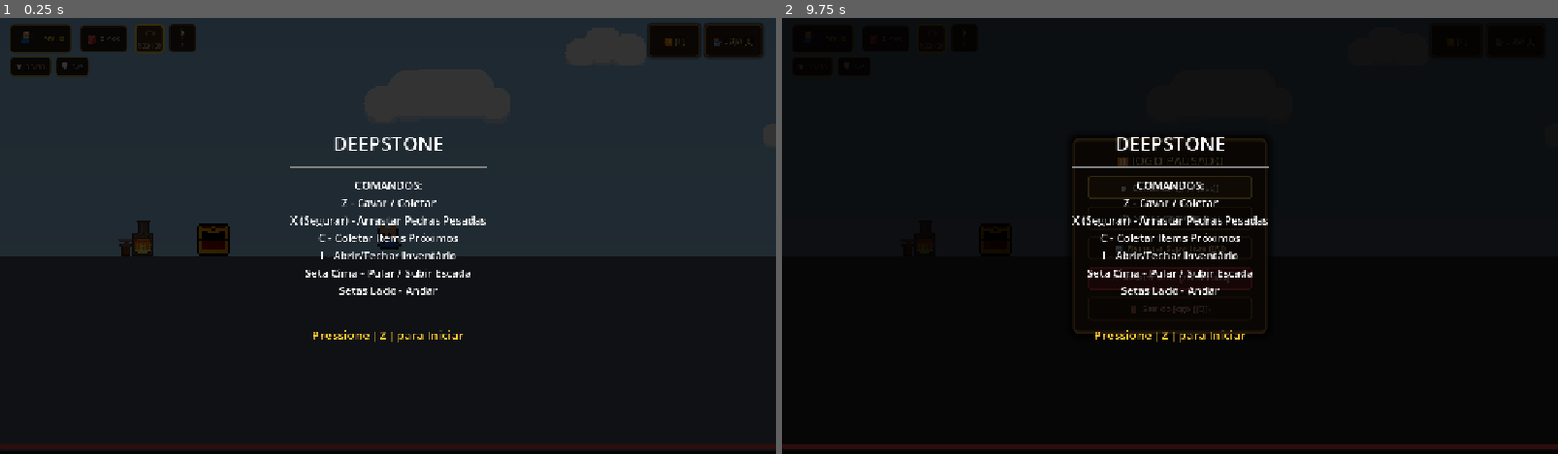
Above: before the commit, frames 1-2 (left to right).
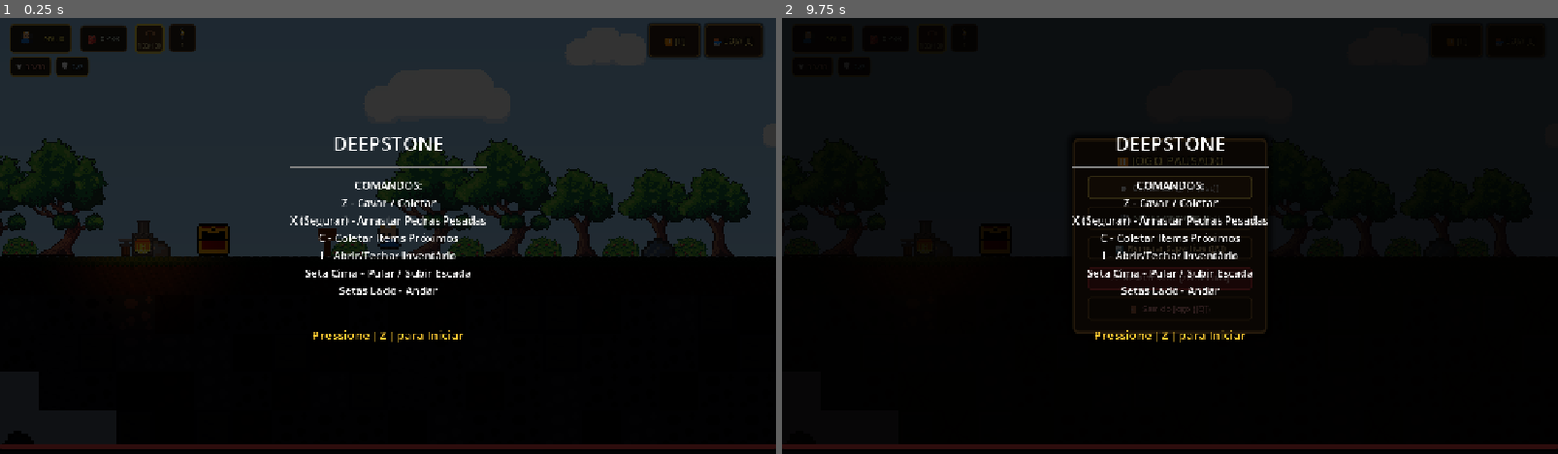
Above: after the commit, the same moments.

Repository: abdalazard/deepstone
Game: Godot game, scene res://scenes/main/main.tscn
Same seed, same stepped clock (60 frames per second), same inputs: the game is played once before the commit and once after it.
Inputs (mouse positions are in pixels of both pictures, inside the frame that each line leads up to):
- Up to frame 1 (0.25 s): no input
- Up to frame 2 (9.75 s): click "⏸️ [P]" at 0.5 s; click "🏪 LOJA [L]" at 1.25 s; tap Enter at 2, 3.5, 5 s; move the mouse to (1340, 214) at 2.02 s; hold Right (ui_right) 2.03-2.75 s; tap C (action_collect) at 2.1 s; click (1340, 214) at 2.17 s; tap Space at 2.27, 2.75, 4.25, 5.27, 5.75, 8.27 s; drag from (1014, 257) to (1170, 236) at 2.77 s; move the mouse to (1247, 140) at 3.52 s; hold Left (ui_left) 3.53-4.25 s; hold X (action_drag) 3.53-4.25 s; drag from (1131, 323) to (999, 240) at 4.27 s; move the mouse to (1402, 301) at 5.02 s; hold Right (ui_right) 5.03-5.75 s; tap 1 (slot_1) at 5.1 s; drag from (937, 170) to (1170, 236) at 5.77 s; move the mouse to (1208, 236) at 6.52 s; hold Right (ui_right) 6.53-7.25 s; tap 3 (slot_3) at 6.6 s; click (1208, 236) at 6.67 s; drag from (1053, 127) to (999, 236) at 7.27 s; move the mouse to (1340, 214) at 8.02 s; hold Left (ui_left) 8.03-8.75 s; tap 5 (slot_5) at 8.1 s; drag from (1014, 257) to (1170, 236) at 8.77 s; move the mouse to (1247, 140) at 9.52 s; hold Right (ui_right) from 9.53 s (still down); tap P at 9.6 s

The runs differ from the first frame. In frame 1, 9.3% of the frame differs, in the area x 0-97%, y 27-55%; in frame 2, less than 0.1%.
Error before the commit: Parse Error: Cannot assign a new value to a constant. (res://scripts/main.gd:153)

Commit message:
fix: parser error 'Cannot assign to constant' in music system - use typed vars + loop at load

Diff:
--- a/scripts/main.gd
+++ b/scripts/main.gd
@@ -18,9 +18,9 @@
 const DEATH_MARKER_SCENE = preload("res://scenes/markers/death_marker.tscn")
 
 # Músicas por ambiente
-const MUSIC_EARTH = preload("res://assets/sounds/Valley_of_Singing_Quartz.mp3")
-const MUSIC_ICE = preload("res://assets/sounds/Beneath_the_Frost.mp3")
-const MUSIC_LAVA = preload("res://assets/sounds/Molten_Ascent.mp3")
+var music_earth: AudioStreamMP3 = preload("res://assets/sounds/Valley_of_Singing_Quartz.mp3")
+var music_ice: AudioStreamMP3 = preload("res://assets/sounds/Beneath_the_Frost.mp3")
+var music_lava: AudioStreamMP3 = preload("res://assets/sounds/Molten_Ascent.mp3")
 
 @onready var player = $Player
 
@@ -149,9 +149,11 @@
 	music_player = AudioStreamPlayer.new()
 	music_player.name = "MusicPlayer"
 	add_child(music_player)
-	# A primeira música (Valley of Singing Quartz) inicia assim que o jogo abre
-	MUSIC_EARTH.loop = true
-	music_player.stream = MUSIC_EARTH
+	# Loop em todas as músicas (Beneath the Frost e Molten Ascent também)
+	music_earth.loop = true
+	music_ice.loop = true
+	music_lava.loop = true
+	music_player.stream = music_earth
 	music_player.volume_db = -40.0
 	music_player.play()
 	var tween = create_tween()
@@ -171,13 +173,13 @@
 	var label := ""
 	match biome:
 		1:
-			stream = MUSIC_ICE
+			stream = music_ice
 			label = "Beneath the Frost"
 		2:
-			stream = MUSIC_LAVA
+			stream = music_lava
 			label = "Molten Ascent"
 		_:
-			stream = MUSIC_EARTH
+			stream = music_earth
 			label = "Valley of Singing Quartz"
 	# Transição suave ao trocar de música/ambiente
 	_fade_music_to(stream, label)
@@ -191,7 +193,6 @@
 		if stream == null:
 			music_player.stop()
 			return
-		stream.loop = true
 		music_player.stream = stream
 		music_player.volume_db = -40.0
 		music_player.play()
